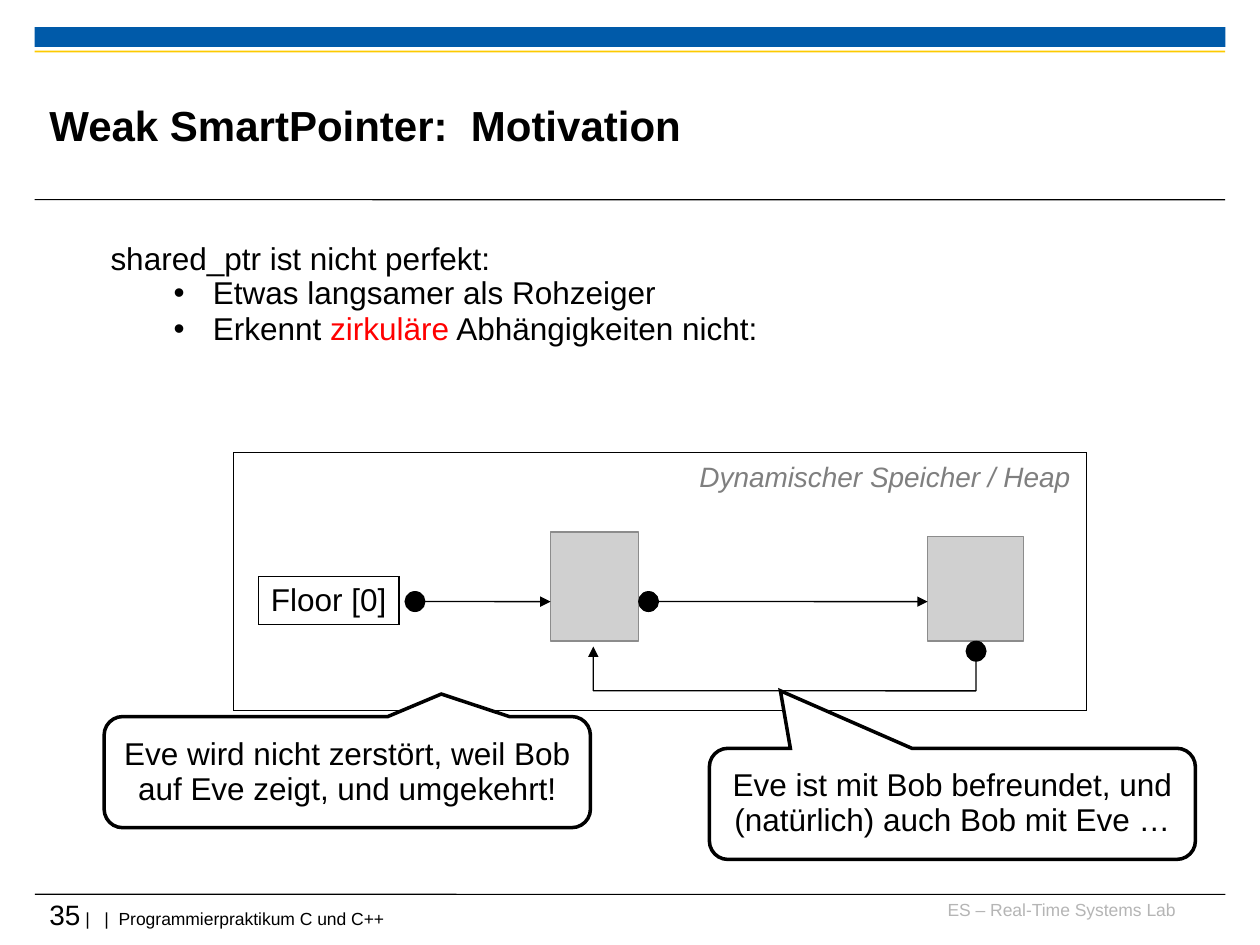
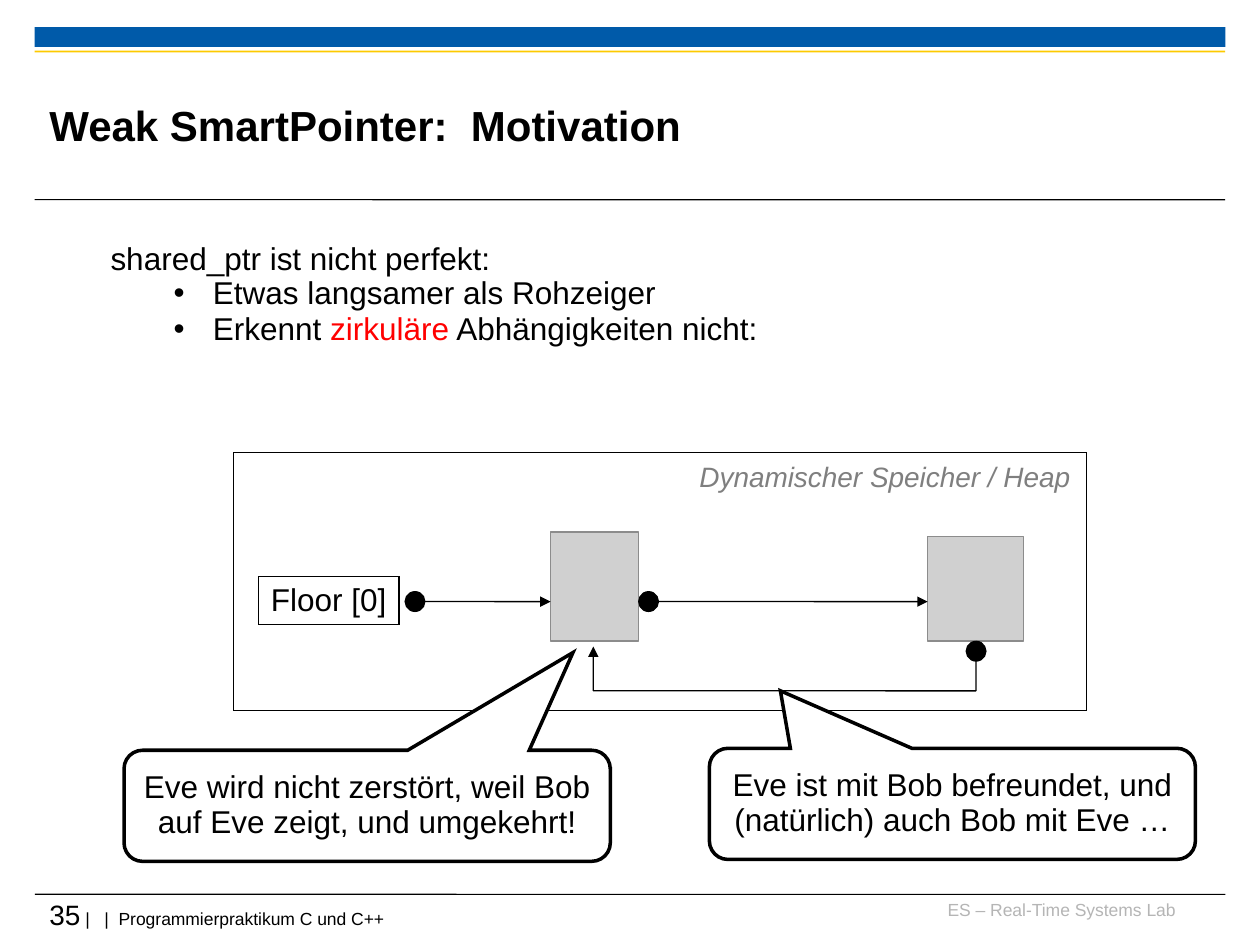
Before and after one commit to h82k/tud-cppp, a slide deck: slide 35 of Vorlesung/2 Speicherverwaltung_F36.ppt. Drawn at 1260x945 pixels with LibreOffice and Linux fonts; fonts in the diff are those of the drawing; grey boxes stand for pictures; background and template pictures are left out. Boxes give left, top, right and bottom in pixels: in the first picture for what was removed or moved away, otherwise in the second. Text is boxed around its words. In the diff, an @@ line names an element or a change of style, - is before the commit and + after.

```diff
--- a/Vorlesung/2 Speicherverwaltung_F36.ppt
+++ b/Vorlesung/2 Speicherverwaltung_F36.ppt
@@ rounded speech box "Eve wird nicht zerstört, weil ...": place and size @@
-rounded speech box "Eve wird nicht zerstört, weil ..." at (105, 717, 591, 828)
+rounded speech box "Eve wird nicht zerstört, weil ..." at (123, 750, 610, 861)
@@ rounded speech box "Eve wird nicht zerstört, weil ..." at (123, 750, 610, 861): proportions changed @@
```
Also in this commit, not shown: 4 other slides changed.
